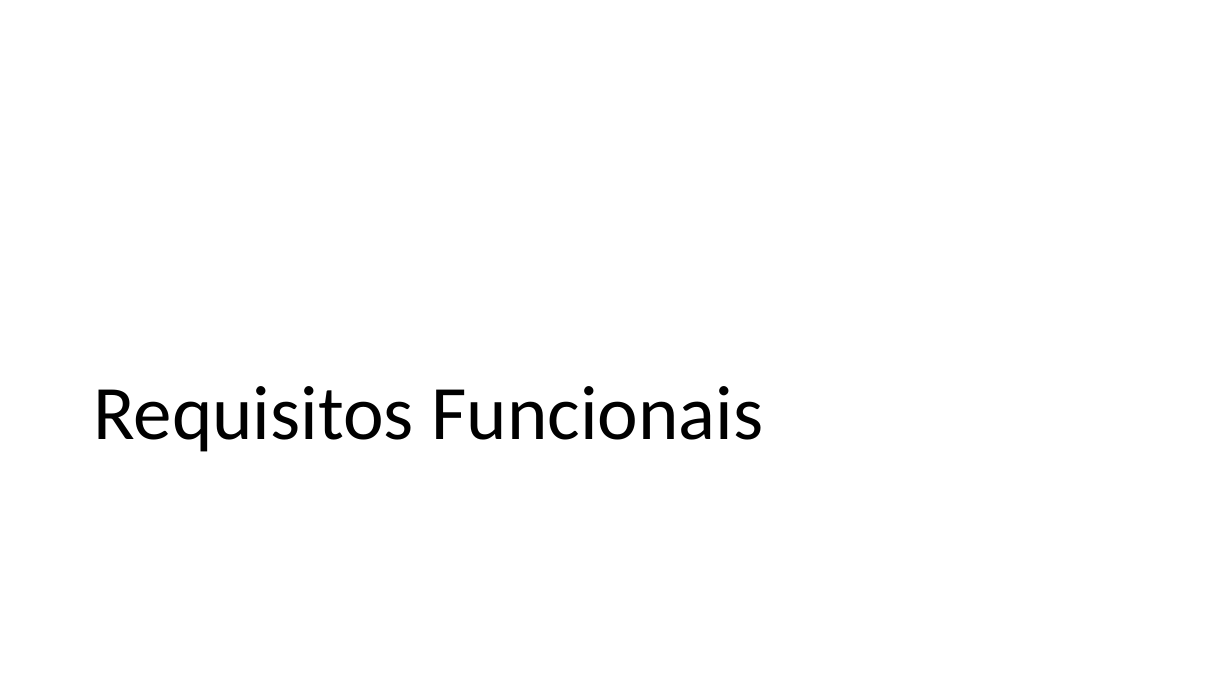
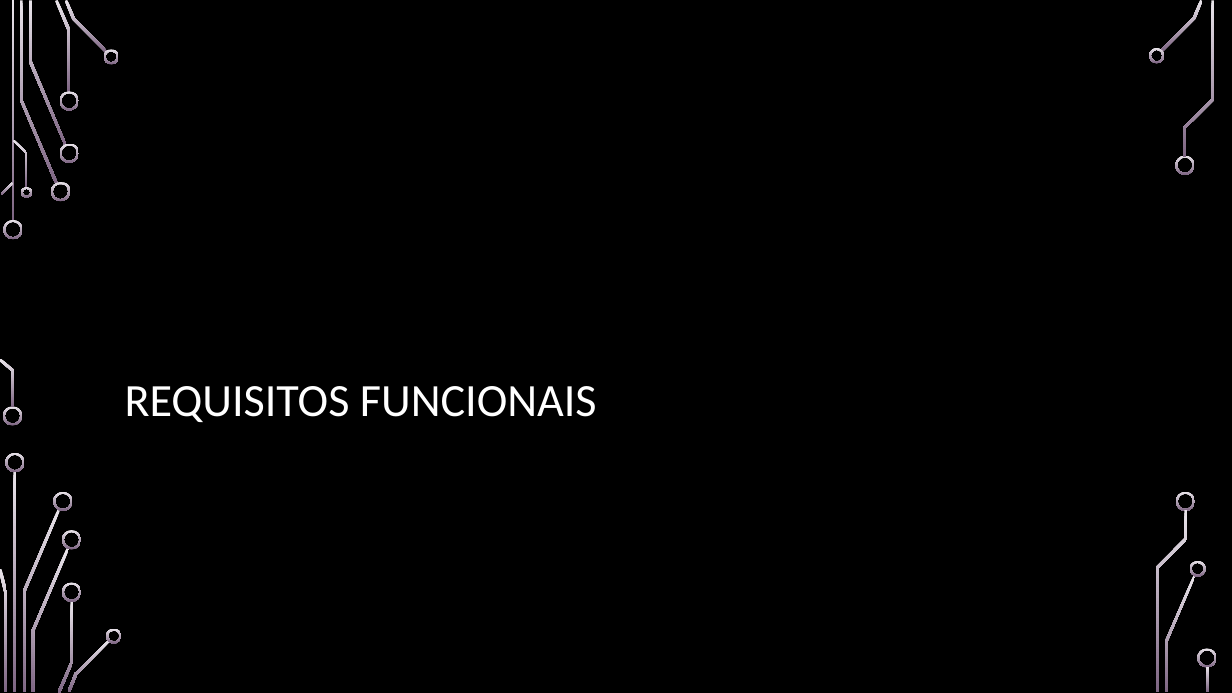
Before and after one commit to viniciuss1812/Projeto-Bookcard, a slide deck: slide 13 of Documentacao/bookCarddocumentacao.pptx. Drawn at 1232x693 pixels with LibreOffice and Linux fonts; fonts in the diff are those of the drawing; background and template pictures are left out. Boxes give left, top, right and bottom in pixels: in the first picture for what was removed or moved away, otherwise in the second. Text is boxed around its words. In the diff, an @@ line names an element or a change of style, - is before the commit and + after.

```diff
--- a/Documentacao/bookCarddocumentacao.pptx
+++ b/Documentacao/bookCarddocumentacao.pptx
@@ background #FFFFFF to picture (left out) @@
@@ title at (125, 386, 597, 422): text changed; size 60 to 36 pt; text colour #000000 to #FFFFFF @@
-Requisitos Funcionais
+REQUISITOS FUNCIONAIS
@@ group added at (0, 0, 1217, 693): 33 freeform shapes, 3 rectangles @@
```
Also in this commit, not shown: 18 other slides changed, 34 other files.
